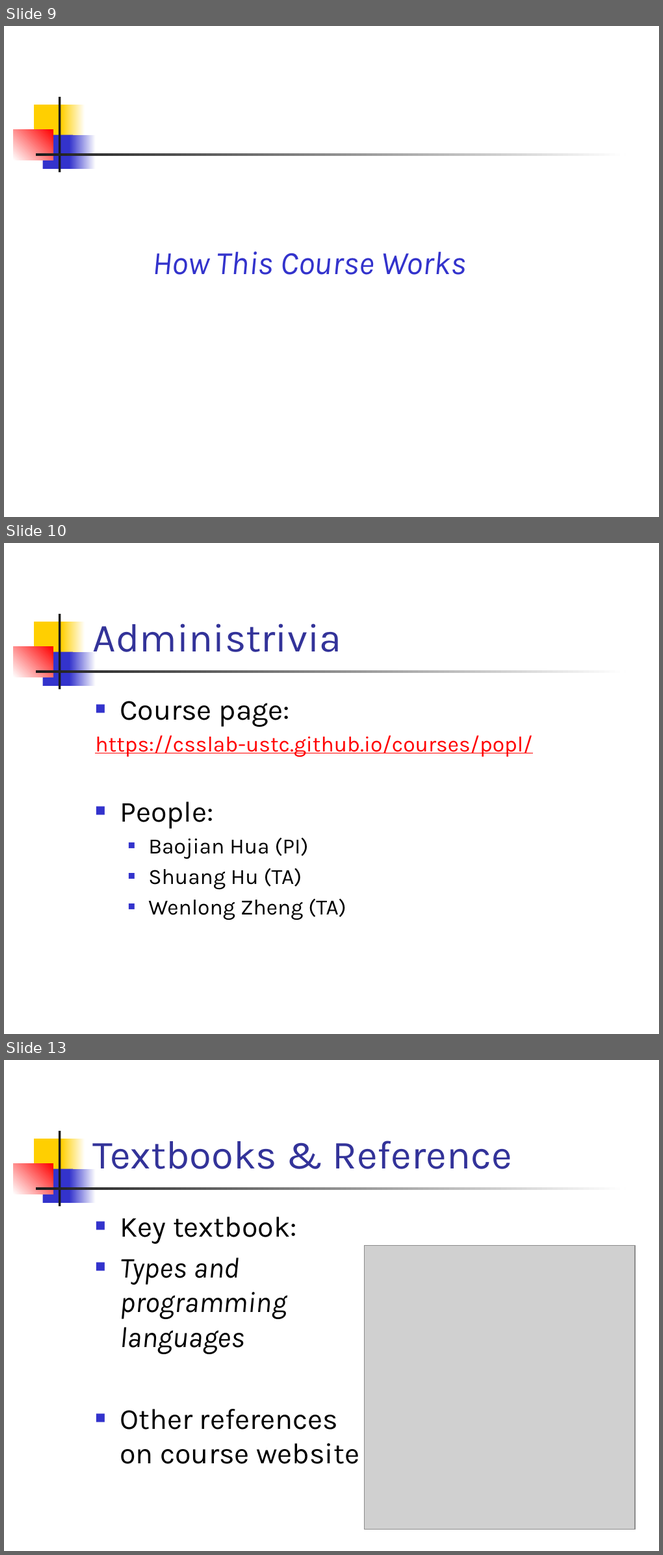
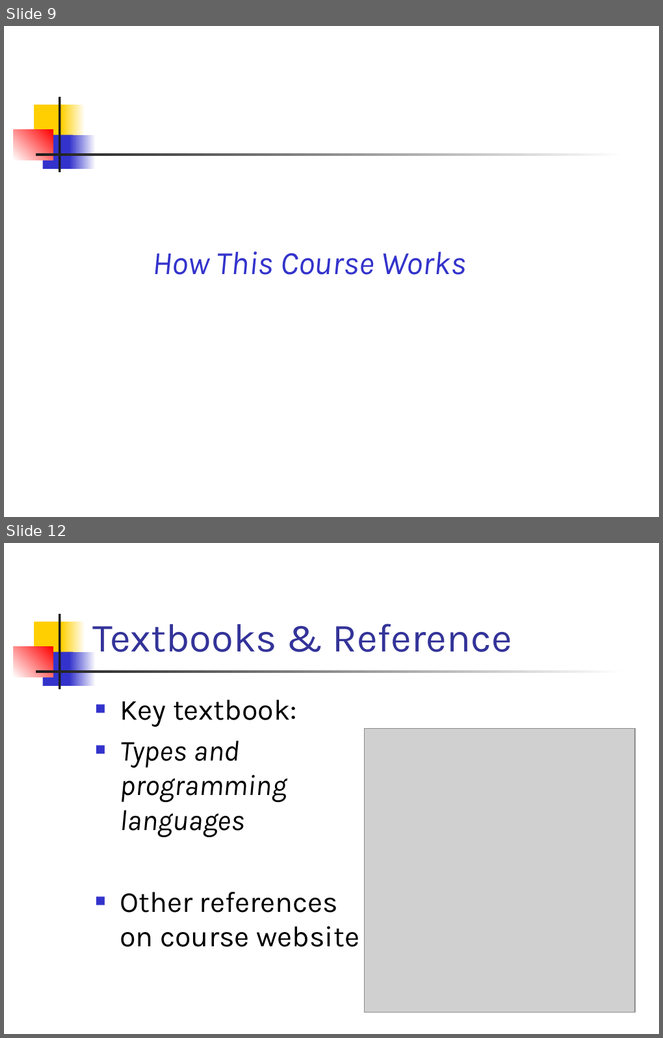
Before and after one commit to csslab-ustc/csslab-ustc.github.io, a slide deck: courses/popl26/slides/lec01-overview.pptx. Shown one above the other, each under a label of ours: slides 9, 10 and 13 before the commit, slides 9 and 12 after it; the slides between them are not shown. The pictures are 663x1555 and 663x1038 pixels, drawn with LibreOffice and Linux fonts; fonts in the diff are those of the drawing; grey boxes stand for pictures. Boxes give left, top, right and bottom in pixels: in the first picture for what was removed or moved away, otherwise in the second. Text is boxed around its words. In the diff, an @@ line names an element or a change of style, - is before the commit and + after.

```diff
--- a/courses/popl26/slides/lec01-overview.pptx
+++ b/courses/popl26/slides/lec01-overview.pptx
@@ slide 10 removed at bbox=[4, 543, 659, 1034], background #FFFFFF; not listed: 7 template elements that a slide beside it also shows @@
@@ title removed at bbox=[93, 624, 341, 652] @@
-Administrivia
@@ text removed at bbox=[95, 701, 532, 921] @@
-■ Course page:
-https://csslab-ustc.github.io/courses/popl/
-■ People:
-  ■ Baojian Hua (PI)
-  ■ Shuang Hu (TA)
-  ■ Wenlong Zheng (TA)
@@ what was slide 13 is now slide 12 @@
```
Also in this commit, not shown: 5 slides changed.
